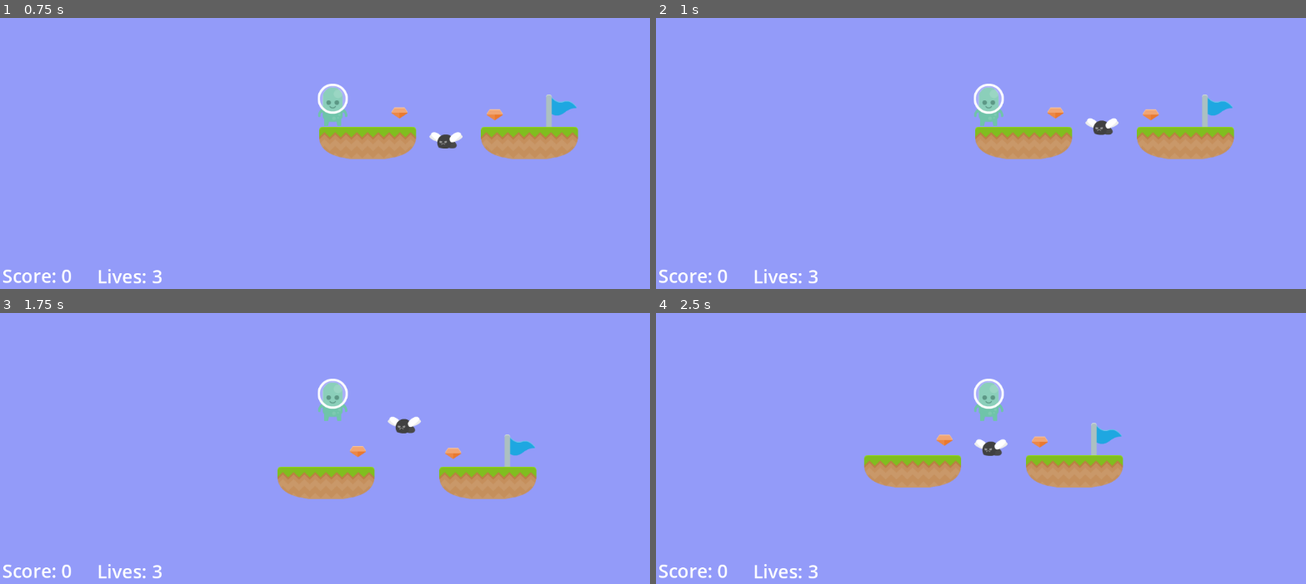
Above: before the commit, frames 1-4 (two rows, left to right).
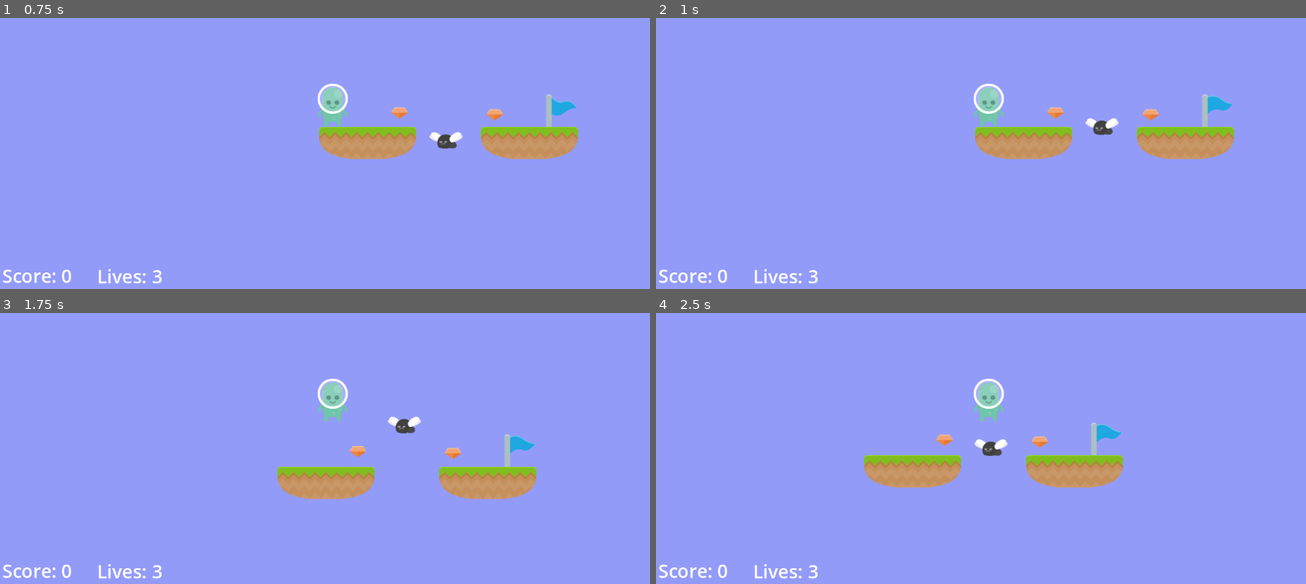
Above: after the commit, the same moments.

Repository: adrianschofield/unshaped-godot-2dplatformer
Game: Godot game, scene res://Scenes/level_0.tscn
Same seed, same stepped clock (60 frames per second), same inputs: the game is played once before the commit and once after it. Sound files missing from this copy of the repository are replaced by a short silence.
Inputs:
- Up to frame 1 (0.75 s): click "Start" at 0.5 s
- Up to frame 2 (1 s): no input
- Up to frame 3 (1.75 s): hold Right from 1.28 s (still down); tap Space at 1.52 s
- Up to frame 4 (2.5 s): keep holding Right; tap Space at 2.27 s

Frame 1 is identical in both runs. In frame 2, less than 0.1% of the frame differs, in the area x 84-89%, y 28-37%; in frame 3, less than 0.1%; in frame 4, less than 0.1%.

Commit message:
Added an animation to the finish flag

Diff:
--- a/Scenes/finish_flag.tscn
+++ b/Scenes/finish_flag.tscn
@@ -1,7 +1,22 @@
-[gd_scene load_steps=4 format=3 uid="uid://bfbijikxvwkom"]
+[gd_scene load_steps=6 format=3 uid="uid://bfbijikxvwkom"]
 
 [ext_resource type="Script" path="res://Scripts/finish_flag.gd" id="1_h2v6c"]
 [ext_resource type="Texture2D" uid="uid://bdvedy5jj1q6b" path="res://Assets/Items/flagBlue.png" id="2_wt8py"]
+[ext_resource type="Texture2D" uid="uid://d1ul634075ggd" path="res://Assets/Items/flagBlue2.png" id="3_5k6ft"]
+
+[sub_resource type="SpriteFrames" id="SpriteFrames_add6t"]
+animations = [{
+"frames": [{
+"duration": 1.0,
+"texture": ExtResource("3_5k6ft")
+}, {
+"duration": 1.0,
+"texture": ExtResource("2_wt8py")
+}],
+"loop": true,
+"name": &"default",
+"speed": 5.0
+}]
 
 [sub_resource type="RectangleShape2D" id="RectangleShape2D_5rxc5"]
 size = Vector2(66, 70)
@@ -9,11 +24,16 @@
 [node name="FinishFlag" type="Area2D"]
 script = ExtResource("1_h2v6c")
 
-[node name="FlagBlue" type="Sprite2D" parent="."]
-texture = ExtResource("2_wt8py")
+[node name="AnimatedSprite2D" type="AnimatedSprite2D" parent="."]
+sprite_frames = SubResource("SpriteFrames_add6t")
+frame_progress = 0.609956
 
 [node name="CollisionShape2D" type="CollisionShape2D" parent="."]
 position = Vector2(-2, 0)
 shape = SubResource("RectangleShape2D_5rxc5")
 
+[node name="FlagBlue" type="Sprite2D" parent="."]
+visible = false
+texture = ExtResource("2_wt8py")
+
 [connection signal="body_entered" from="." to="." method="_on_body_entered"]
--- a/Scripts/finish_flag.gd
+++ b/Scripts/finish_flag.gd
@@ -1,6 +1,11 @@
 extends Area2D
 
 # @export_file("*.tscn") var next_scene
+
+func _ready():
+	# There doesn't seem to be any way to start an animation automatically
+	# so let's play it whenever the flag is instantiated
+	get_node("AnimatedSprite2D").play()
 
 func _on_body_entered(body):
 	if body.is_in_group("player"):
Binary file added: Assets/Items/flagBlue2.png
Not shown, added: Assets/Items/flagBlue2.png.import
Binary file added: Assets/Items/flagBlueHanging.png
Not shown, added: Assets/Items/flagBlueHanging.png.import
